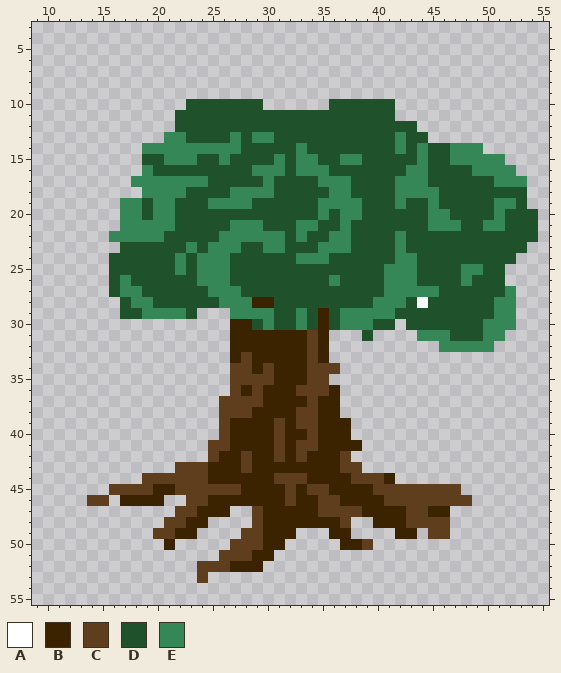
Pixel-art sprite -- Plane1/assets/tree.png. That is the earlier state.
The file is 64x64 pixels. Shown: x 9..55, y 3..55.
Palette (. is transparent): A #ffffff  B #3b2300  C #5f3e1d  D #1f512b  E #358757
Pixels before (only the part around the change), first column x 9:
 3 ...............................................
 4 ...............................................
 5 ...............................................
 6 ...............................................
 7 ...............................................
 8 ...............................................
 9 ...............................................
10 ..............DDDDDDD......DDDDDD..............
11 .............DDDDDDDDDDDDDDDDDDDD..............
12 .............DDDDDDDDDDDDDDDDDDDDDD............
13 ............EEDDDDEDEEDDDDDDDDDDDEDD...........
14 ..........EEEEEEEEEDDDDDEDDDDDDDDEDEDDEEE......
15 ..........DDEEEDDEDDDDEDEEDDEEDDDDDEDDEEEEE....
16 ..........EDDDDDDDDDEEEDEEEDDDDDDDEEDDDDEEEE...
17 .........EEEEEEEDDDDDEDDDDEEEDDDDEEEDDDDDDEEE..
18 ..........EEEEDDDDEEEEDDDDDEEDDDDEEEEDDDDDDDD..
19 ........EEDEEDDDEEEEDDDDDDEEEEDDDEDDEDDDDDEED..
20 ........EEDEEDDDDDDDDDDDDDEDEEDDDDDDEEDDDDEDDD.
21 ........EEEEEDDDDDEEEDDDEEDDEDDDDDDDEEEDDEEDDD.
22 .......EEEEEDDDDDEEEEEEDEDDEEDDDDEDDDDDDDDDDDD.
23 ........DDDDDDEDEEEDDEEDDDEEEDDDDEDDDDDDDDDDD..
24 .......DDDDDDEDEEEDDDDDDEEEDDDDDDEEDDDDDDDDD...
25 .......DDDDDDEDEEEDDDDDDDDDDDDDDEEEDDDDEEDD....
26 .......DEDDDDDDEEEDDDDDDDDDEDDDDEEEDDDDEDDD....
27 .......DEEDDDDDDEEEDDDDDDDDDDDDDEEEEEDDDDDDE...
28 ........DEEDDDDDDEEEBBDDDDDDDDDEEEDADDDDDDEE...
29 ........DDEEEED...EEEEDDEDBDEEEEEDDDDDDDDDEE...
30 ..................BBDEDDEDBDEEEDD.DDDDDDDEEE...
31 ..................BBBBBBBCB...D....EEEDDDEE....
32 ..................BBBBBBBCB..........EEEEE.....
33 ..................BCBBBBBCB....................
34 ..................CCBCBBBCCC...................
35 ..................CCCCBBBCC....................
36 ..................CBCBBBCCCB...................
37 .................CCCCBBBBCBB...................
38 .................CCCBBBBCCBB...................
39 .................CBBBBCBCCBBB..................
40 .................CBBBBCBBCBBB..................
41 ................CCBBBBCBCCBBBB.................
42 ................CBBCBBCBCBBBC..................
43 .............CCCBBBCBBBBBBBBCC.................
44 ..........CCCCCCBBBBBBCCCBBBBCCCB..............
45 .......CCCCBBCCCCCCBBBBCBCCBBBBCCCCCCCC........
46 .....CC.BBBB..CCBBBBBBBCBBCCBBBBCCCCCCCC.......
47 .............CCBBB..CBBBBBCCCCBBBBCCBB.........
48 ............CCBB....CBBBBBBBC..BBBCCCC.........
49 ...........CCBB....CCBBB...BB....BB.CC.........
50 ............B.....CCCBB.....BBC................
51 .................CCCBB.........................
52 ...............CCCBBB..........................
53 ...............C...............................
54 ...............................................
55 ...............................................
After the commit:
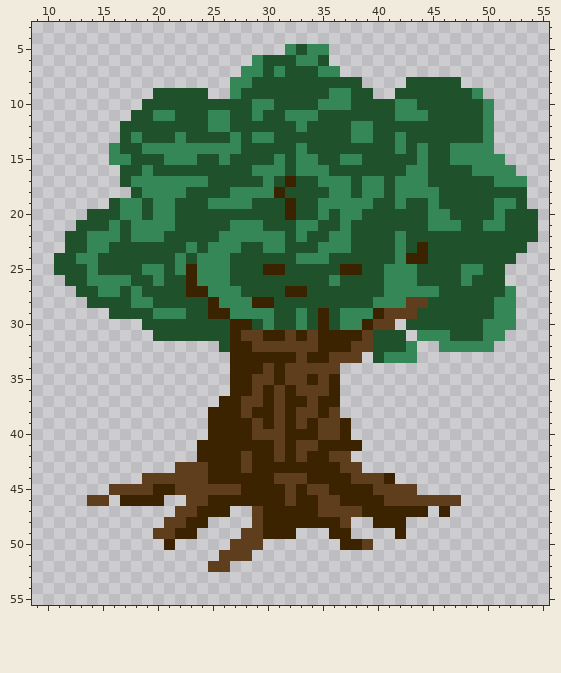
Difference:
y 5: x 32..35 .... -> EDEE
y 6: x 29..35 ....... -> EDDDEED
y 7: x 28..36 ......... -> EEDEDDDEE
y 8: x 27..38 ............ -> EEDDDDDDDDDD; x 43..47 ..... -> DDDDD
y 9: x 20..24 ..... -> DDDDD; x 27..39 ............. -> EDDDDDDDDEEDD; x 42..49 ........ -> DDDDDDDE
y 10: x 19..22 .... -> DDDD; x 29..37 D......DD -> EEDDDDEEE; x 42..50 ......... -> EEDDDDDDE
y 11: x 18..21 .... -> DDEE; x 25..26 DD -> EE; x 29 D -> E; x 32..34 DDD -> EEE; x 42..50 ......... -> EEEDDDDDE
y 12: x 17..21 ..... -> DDDDD; x 25..26 DD -> EE; x 33 D -> E; x 38..39 DD -> EE; x 44..50 ....... -> DDDDDDE
y 13: x 17..21 ....E -> DEDDD; x 38..39 DD -> EE; x 45..50 ...... -> DDDDDE
y 14: x 16..18 ... -> EDD; x 50 . -> E
y 15: x 16..18 ... -> EED
y 16: x 17..18 .. -> DD
y 17: x 17 . -> D; x 32 D -> B; x 39..40 DD -> EE
y 18: x 18 . -> D; x 31 D -> B; x 39..40 DD -> EE
y 19: x 16 . -> D; x 32 D -> B; x 39 D -> E
y 20: x 14..16 ... -> DDD; x 32 D -> B
y 21: x 13..17 ....E -> DDDED
y 22: x 12..15 .... -> DDEE; x 17 E -> D
y 23: x 12..16 ..... -> DDEED; x 44 D -> B
y 24: x 11..15 ..... -> DDEED; x 43..44 ED -> BB
y 25: x 11..15 ..... -> DDDED; x 19..20 DD -> EE; x 23 D -> B; x 30..31 DD -> BB; x 37..38 DD -> BB
y 26: x 12..16 ....D -> DDEEE; x 20 D -> E; x 23 D -> B
y 27: x 13..17 ...DE -> DDEED; x 23..24 DD -> BB; x 32..33 DD -> BB
y 28: x 14..16 ... -> DDD; x 25 D -> B; x 43..44 DA -> CC
y 29: x 16 . -> D; x 19 E -> D; x 24..26 ... -> DBB; x 40..43 EEDD -> BCCC
y 30: x 19..26 ........ -> DDDDDDDD; x 39..41 EDD -> BCC
y 31: x 20..26 ....... -> DDDDDDD; x 28..29 BB -> CC; x 32 B -> C; x 36..42 ...D... -> BBBCDDD
y 32: x 26 . -> D; x 29..33 BBBBB -> CCCCC; x 36..43 ........ -> BBCCDDDE
y 33: x 28 C -> B; x 33..34 BC -> CB; x 36..38 ... -> CCC; x 40..43 .... -> DEEE
y 34: x 27..28 CC -> BB; x 32..33 BB -> CC
y 35: x 27..28 CC -> BB; x 32..34 BBC -> CCB; x 36 . -> B
y 36: x 27 C -> B; x 31 B -> C
y 37: x 26..27 CC -> BB; x 31 B -> C
y 38: x 25..27 .CC -> BBB; x 31 B -> C; x 36 B -> C
y 39: x 25..26 .C -> BB; x 29 B -> C; x 34..36 CBB -> BCC
y 40: x 25..26 .C -> BB; x 29..30 BB -> CC; x 34..36 CBB -> BCC
y 41: x 24..26 .CC -> BBB
y 42: x 24..25 .C -> BB; x 36 B -> C
y 45: x 44..47 CCCC -> ....
y 46: x 48 C -> .
y 47: x 43..45 CCB -> BB.
y 48: x 43..46 CCCC -> ....
y 49: x 43 B -> .; x 45..46 CC -> ..
y 50: x 30..31 BB -> ..
y 51: x 29..30 BB -> ..
y 52: x 24 C -> .; x 27..29 BBB -> ...
y 53: x 24 C -> .
